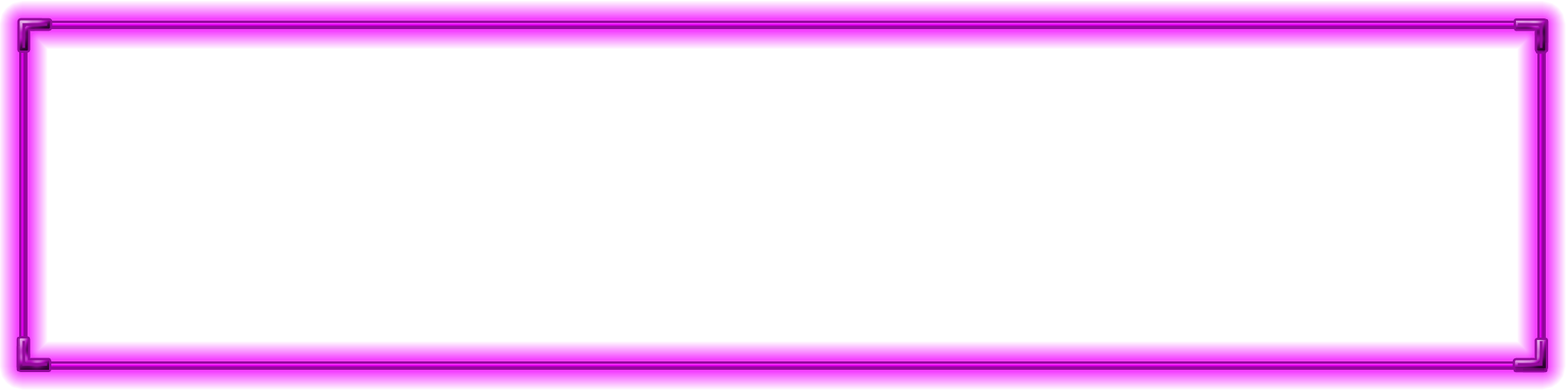
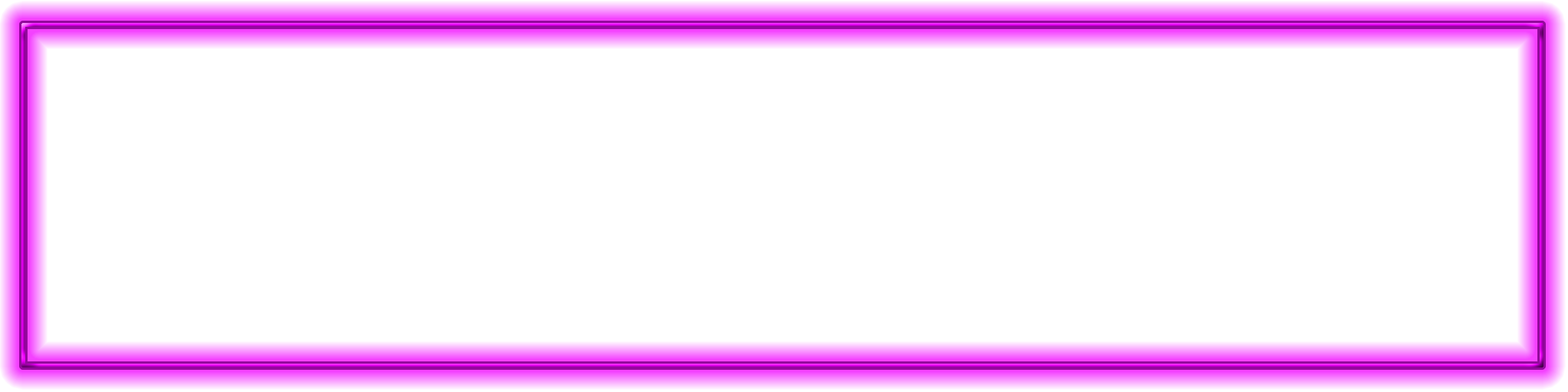
Revision of a layered 1568x392 image; what changed, layer by layer:
hid "Layer 2 copy 3" over (18, 338, 49, 370)
hid "Layer 2 copy 2" over (1514, 339, 1546, 371)
hid "Layer 2 copy" over (1515, 20, 1547, 53)
hid "Layer 2" over (19, 19, 51, 51)
